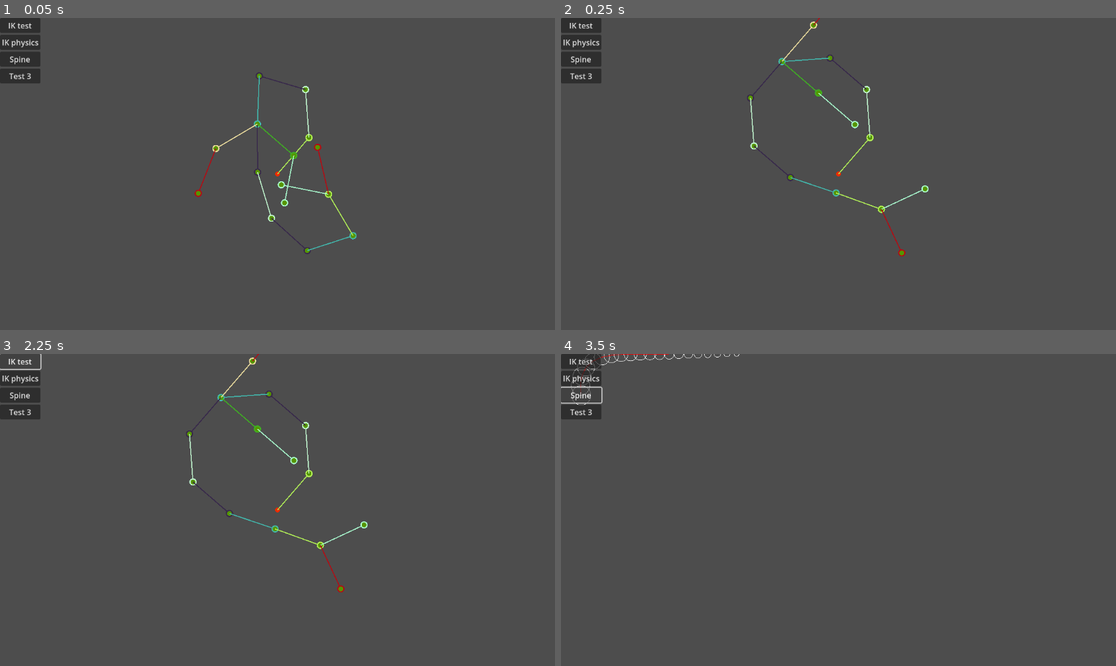
Above: before the commit, frames 1-4 (two rows, left to right).
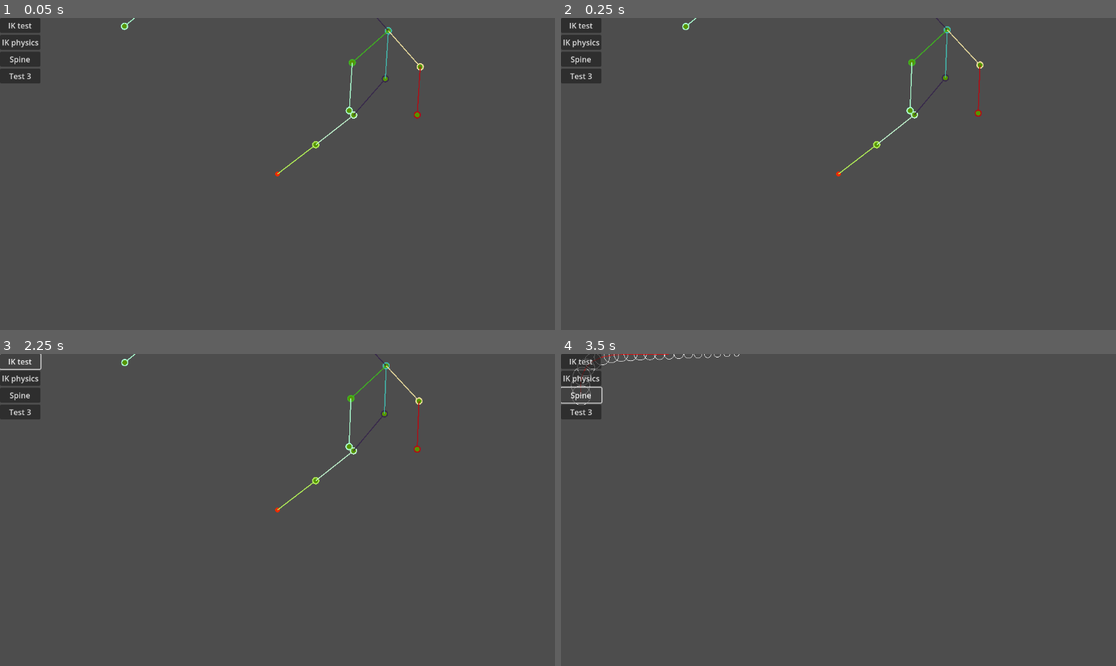
Above: after the commit, the same moments.

Repository: p4triko/CG-2025-Project-Procedural-Animation
Game: Godot game, scene res://scenes/test_scene.tscn
The game is run twice, just before and just after one commit, with the same random seed, the same clock (stepped at 60 frames per second) and the same inputs.
Inputs:
- Up to frame 1 (0.05 s): no input
- Up to frame 2 (0.25 s): no input
- Up to frame 3 (2.25 s): click "IK test" at 0.5 s; click "IK physics" at 1.25 s; click "IK test" at 2 s
- Up to frame 4 (3.5 s): click "Spine" at 2.75 s

The runs differ from the first frame. In frame 1, 1.2% of the frame differs, in the area x 21-77%, y 0-76%; in frame 2, 1.2%; in frame 3, 1.2%; in frame 4, nothing differs.
Error after the commit: Invalid access to property or key 'sim_root' on a base object of type 'Node2D (SimRoot)'. (res://objects/Node)

Commit message:
Small fixes

Diff:
--- a/objects/Node Simulation/sim_node.gd
+++ b/objects/Node Simulation/sim_node.gd
@@ -1,20 +1,16 @@
 # TODO
-# Fixes:
-# - Distance constraint should addidionally check if it even can reach the anchor (by calculating closest anchor, excluding origin)
-# - Make angle constraint smoother somehow
+# Fix angle constraint to use CCD IK. It will begin from root of the tree and try to get just one anchor child to its wanted position.
 #
 # Additional constraints:
-# - Middle angle constraint, will make sure that current bone is perpendicular to two other bones (uses 1 previous and 1 next joint positio
-# - Maybe, on that makes angles even, will make an arch out of the chain (uses 3 previous joint positions)
+# - Makes angles even, will make an arch out of the chain (uses 3 previous node positions), uses curve for sahape
 #
 # Visualisation:
 # - Ability to add sprites to follow the bones and joints
+# - Creates Path2D from the nodes
 #
-# System for non-linearly smoothing out actual movement in _physics_process:
-# - Just interpolating node towards end position
-# - Interpolating joing without changing distance - interpolating the angle
-# For both of those there has to be some interpolation system like here https://www.youtube.com/watch?v=KPoeNZZ6H4s
-# Note: It wont be just visual, just visual interpolation is already implemented in _process
+# Implement this thing for anchors (interpolation, for smoother movement): https://www.youtube.com/watch?v=KPoeNZZ6H4s
+# The nodes will update instantly, it only matters to make the anchors smooth
+# Note: Visual interpolation is already implemented in _process
 
 @tool @icon("res://assets/images/SimNode_icon.png")
 class_name SimNode extends SimAbstract
@@ -25,12 +21,16 @@
 ## Works only if it has SimRoot parent
 @export var distance_range: Vector2 = Vector2(10, 10);
 
-@export var target_angle: float = 0 # From -1 to 1
-@export var angle_sway: float = 1 # From 0 to 1
+## From -1 to 1
+@export var target_angle: float = 0
+## From 0 to 1
+@export var angle_sway: float = 1
+
+@export_enum("Both", "Right", "Left") var allowed_angle_polarity: int = 0
 
 var sim_root: SimRoot
-var prev_global_position: Vector2
-var visual_position: Vector2
+var prev_global_position: Vector2 = Vector2.ZERO
+var visual_position: Vector2 = Vector2.ZERO
 var wanted_position = null
 
 """
@@ -38,6 +38,9 @@
 """
 func _ready() -> void:
 	visual_position = global_position
+
+func _enter_tree() -> void:
+	sim_root = get_parent().sim_root
 
 func update_sim_root(root):
 	sim_root = root
@@ -57,13 +60,13 @@
 	if is_anchored:
 		run_for_every_neighbour(null, "constraint_wave", [[self]])
 		return
-	apply_angle_constraint()
 
 func constraint_wave(history: Array):
-	if is_anchored: return
-	# If it is an node that can actually move
+	if is_anchored: return # If it is an node that can actually move
 	# Applying different constraints
+	apply_angle_constraint()
 	apply_distance_constraint(history[-1])
+
 	run_for_every_neighbour(history[-1], "constraint_wave", [history + [self]])
 
 func get_neighbour_joint_data(joint: SimNode):
@@ -77,11 +80,20 @@
 	global_position = prev.global_position + vector_to * clampf(vector_length, min(distance.x, distance.y), max(distance.x, distance.y))
 
 func apply_angle_constraint():
-	if get_parent().get_parent() is not SimNode: return
+	if get_parent() is not SimNode: return
+
 	var vec_main: Vector2 = self.global_position - get_parent() .global_position
-	var vec_sec: Vector2 = get_parent().global_position - get_parent().get_parent().global_position
+	var vec_sec: Vector2
+	if get_parent().get_parent() is not SimNode:
+		vec_sec = Vector2.UP
+	else:
+		vec_sec = get_parent().global_position - get_parent().get_parent().global_position
+	if vec_main.length() == 0 || vec_sec.length() == 0: return
+
 	var angle: float = vec_sec.angle_to(vec_main)
 	var clamped_angle = clamp(angle - target_angle*PI, -angle_sway*PI, angle_sway*PI) + target_angle*PI
+
+
 	var new_vec = Vector2.from_angle(vec_sec.angle() + clamped_angle) * vec_main.length()
 	global_position = get_parent().global_position + new_vec
 
--- /dev/null
+++ b/objects/Player/player.gd
@@ -0,0 +1 @@
+extends Node2D
--- /dev/null
+++ b/objects/Player/player.tscn
@@ -0,0 +1,118 @@
+[gd_scene load_steps=5 format=3 uid="uid://c0pigba0ihfvs"]
+
+[ext_resource type="Script" uid="uid://btxtc8h4my7xj" path="res://objects/Player/player.gd" id="1_fwodp"]
+[ext_resource type="Texture2D" uid="uid://drkij5rd4qwh6" path="res://assets/images/Spider/spider_body.png" id="2_76bfe"]
+[ext_resource type="Script" uid="uid://ckdrfipawwquh" path="res://objects/Node Simulation/sim_root.gd" id="3_8e3mr"]
+[ext_resource type="Script" uid="uid://dftxhty2hpwup" path="res://objects/Node Simulation/sim_node.gd" id="4_sp50d"]
+
+[node name="Player" type="Node2D"]
+script = ExtResource("1_fwodp")
+
+[node name="SpiderBody" type="Sprite2D" parent="."]
+texture = ExtResource("2_76bfe")
+
+[node name="SimRoot" type="Node2D" parent="."]
+script = ExtResource("3_8e3mr")
+draw_distance_constraint = 2
+metadata/_custom_type_script = "uid://ckdrfipawwquh"
+
+[node name="LegRightNear1" type="Node2D" parent="SimRoot"]
+top_level = true
+position = Vector2(77, 47)
+script = ExtResource("4_sp50d")
+is_anchored = true
+distance_range = Vector2(35, 35)
+metadata/_custom_type_script = "uid://dftxhty2hpwup"
+
+[node name="LegRightNear2" type="Node2D" parent="SimRoot/LegRightNear1"]
+top_level = true
+position = Vector2(76.02913, 46.76039)
+script = ExtResource("4_sp50d")
+distance_range = Vector2(1, 1)
+metadata/_custom_type_script = "uid://dftxhty2hpwup"
+
+[node name="LegRightNear3" type="Node2D" parent="SimRoot/LegRightNear1/LegRightNear2"]
+top_level = true
+position = Vector2(42.26679, 37.535194)
+script = ExtResource("4_sp50d")
+distance_range = Vector2(35, 35)
+metadata/_custom_type_script = "uid://dftxhty2hpwup"
+
+[node name="LegRightNear4" type="Node2D" parent="SimRoot/LegRightNear1/LegRightNear2/LegRightNear3"]
+top_level = true
+position = Vector2(22, 9)
+script = ExtResource("4_sp50d")
+is_anchored = true
+distance_range = Vector2(35, 35)
+metadata/_custom_type_script = "uid://dftxhty2hpwup"
+
+[node name="LegRightFar1" type="Node2D" parent="SimRoot"]
+top_level = true
+position = Vector2(20, -10)
+script = ExtResource("4_sp50d")
+is_anchored = true
+distance_range = Vector2(35, 35)
+metadata/_custom_type_script = "uid://dftxhty2hpwup"
+
+[node name="LegRightFar2" type="Node2D" parent="SimRoot/LegRightFar1"]
+top_level = true
+position = Vector2(49.67444, -28.558764)
+script = ExtResource("4_sp50d")
+distance_range = Vector2(35, 35)
+metadata/_custom_type_script = "uid://dftxhty2hpwup"
+
+[node name="LegRightFar3" type="Node2D" parent="SimRoot/LegRightFar1/LegRightFar2"]
+top_level = true
+position = Vector2(78, -8)
+script = ExtResource("4_sp50d")
+is_anchored = true
+distance_range = Vector2(35, 35)
+target_angle = 0.5
+angle_sway = 0.5
+metadata/_custom_type_script = "uid://dftxhty2hpwup"
+
+[node name="LegLeftFar1" type="Node2D" parent="SimRoot"]
+top_level = true
+position = Vector2(-20, -10)
+script = ExtResource("4_sp50d")
+is_anchored = true
+distance_range = Vector2(35, 35)
+metadata/_custom_type_script = "uid://dftxhty2hpwup"
+
+[node name="LegLeftFar2" type="Node2D" parent="SimRoot/LegLeftFar1"]
+top_level = true
+position = Vector2(-54.996803, -9.527044)
+script = ExtResource("4_sp50d")
+distance_range = Vector2(35, 35)
+metadata/_custom_type_script = "uid://dftxhty2hpwup"
+
+[node name="LegLeftFar3" type="Node2D" parent="SimRoot/LegLeftFar1/LegLeftFar2"]
+top_level = true
+position = Vector2(-94, -8.999957)
+script = ExtResource("4_sp50d")
+is_anchored = true
+distance_range = Vector2(35, 35)
+metadata/_custom_type_script = "uid://dftxhty2hpwup"
+
+[node name="LegLeftNear1" type="Node2D" parent="SimRoot"]
+top_level = true
+position = Vector2(-20, 10)
+script = ExtResource("4_sp50d")
+is_anchored = true
+distance_range = Vector2(35, 35)
+metadata/_custom_type_script = "uid://dftxhty2hpwup"
+
+[node name="LegLeftNear2" type="Node2D" parent="SimRoot/LegLeftNear1"]
+top_level = true
+position = Vector2(-54.996803, 10.472956)
+script = ExtResource("4_sp50d")
+distance_range = Vector2(35, 35)
+metadata/_custom_type_script = "uid://dftxhty2hpwup"
+
+[node name="LegLeftNear3" type="Node2D" parent="SimRoot/LegLeftNear1/LegLeftNear2"]
+top_level = true
+position = Vector2(-94, 11.000043)
+script = ExtResource("4_sp50d")
+is_anchored = true
+distance_range = Vector2(35, 35)
+metadata/_custom_type_script = "uid://dftxhty2hpwup"
--- a/project.godot
+++ b/project.godot
@@ -26,4 +26,5 @@
 
 [rendering]
 
+textures/canvas_textures/default_texture_filter=0
 anti_aliasing/quality/msaa_2d=1
--- a/scenes/test_scene.tscn
+++ b/scenes/test_scene.tscn
@@ -13,123 +13,140 @@
 zoom = Vector2(10, 10)
 
 [node name="SimRoot2" type="Node2D" parent="."]
-position = Vector2(59, 77)
+position = Vector2(4, -18)
 script = ExtResource("2_nd71p")
-draw_distance_constraint = 1
+draw_distance_constraint = 2
 metadata/_custom_type_script = "uid://ckdrfipawwquh"
 
 [node name="SimNode" type="Node2D" parent="SimRoot2"]
 top_level = true
-position = Vector2(6, -15)
+position = Vector2(59, -48)
 script = ExtResource("2_j8ivh")
 is_anchored = true
 metadata/_custom_type_script = "uid://dftxhty2hpwup"
 
 [node name="SimNode2" type="Node2D" parent="SimRoot2/SimNode"]
 top_level = true
-position = Vector2(4.4287415, -5.124214)
+position = Vector2(52.695564, -40.237648)
 script = ExtResource("2_j8ivh")
-angle_sway = 0.25
+allowed_angle_polarity = null
 metadata/_custom_type_script = "uid://dftxhty2hpwup"
 
 [node name="SimNode3" type="Node2D" parent="SimRoot2/SimNode/SimNode2"]
 top_level = true
-position = Vector2(-3.354066, 1.1549501)
+position = Vector2(44.819786, -34.075497)
 script = ExtResource("2_j8ivh")
 angle_sway = 0.25
+allowed_angle_polarity = null
 metadata/_custom_type_script = "uid://dftxhty2hpwup"
 
 [node name="SimNode4" type="Node2D" parent="SimRoot2/SimNode/SimNode2/SimNode3"]
 top_level = true
-position = Vector2(-10.02846, 8.601592)
+position = Vector2(35.42636, -30.64569)
 script = ExtResource("2_j8ivh")
 angle_sway = 0.25
+allowed_angle_polarity = null
 metadata/_custom_type_script = "uid://dftxhty2hpwup"
 
 [node name="SimNode3" type="Node2D" parent="SimRoot2/SimNode/SimNode2/SimNode3/SimNode4"]
 top_level = true
-position = Vector2(-10.227122, 18.599619)
+position = Vector2(25.459148, -29.836569)
 script = ExtResource("2_j8ivh")
 angle_sway = 0.25
+allowed_angle_polarity = null
 metadata/_custom_type_script = "uid://dftxhty2hpwup"
 
 [node name="SimNode3" type="Node2D" parent="SimRoot2/SimNode/SimNode2/SimNode3/SimNode4/SimNode3"]
 top_level = true
-position = Vector2(-3.2979279, 25.809769)
+position = Vector2(15.492598, -30.653793)
 script = ExtResource("2_j8ivh")
 angle_sway = 0.25
+allowed_angle_polarity = null
 metadata/_custom_type_script = "uid://dftxhty2hpwup"
 
 [node name="SimNode4" type="Node2D" parent="SimRoot2/SimNode/SimNode2/SimNode3/SimNode4/SimNode3/SimNode3"]
 top_level = true
-position = Vector2(6.700099, 26.008434)
+position = Vector2(5.6072683, -32.16385)
 script = ExtResource("2_j8ivh")
 angle_sway = 0.25
+allowed_angle_polarity = null
 metadata/_custom_type_script = "uid://dftxhty2hpwup"
 
 [node name="SimNode4" type="Node2D" parent="SimRoot2/SimNode/SimNode2/SimNode3/SimNode4/SimNode3/SimNode3/SimNode4"]
 top_level = true
-position = Vector2(13.910249, 19.079239)
+position = Vector2(-4.252653, -33.831764)
 script = ExtResource("2_j8ivh")
 angle_sway = 0.25
+allowed_angle_polarity = null
 metadata/_custom_type_script = "uid://dftxhty2hpwup"
 
 [node name="SimNode3" type="Node2D" parent="SimRoot2/SimNode/SimNode2/SimNode3/SimNode4/SimNode3/SimNode3/SimNode4/SimNode4"]
 top_level = true
-position = Vector2(14.108913, 9.081212)
+position = Vector2(-14.120958, -35.44934)
 script = ExtResource("2_j8ivh")
 angle_sway = 0.25
+allowed_angle_polarity = null
 metadata/_custom_type_script = "uid://dftxhty2hpwup"
 
 [node name="SimNode4" type="Node2D" parent="SimRoot2/SimNode/SimNode2/SimNode3/SimNode4/SimNode3/SimNode3/SimNode4/SimNode4/SimNode3"]
 top_level = true
-position = Vector2(7.179717, 1.8710632)
+position = Vector2(-24, -37)
 script = ExtResource("2_j8ivh")
+is_anchored = true
 angle_sway = 0.25
+allowed_angle_polarity = null
 metadata/_custom_type_script = "uid://dftxhty2hpwup"
 
 [node name="SimNode5" type="Node2D" parent="SimRoot2/SimNode/SimNode2/SimNode3/SimNode4/SimNode3/SimNode3/SimNode4/SimNode4/SimNode3/SimNode4"]
 top_level = true
-position = Vector2(-2.8183098, 1.6724006)
+position = Vector2(-32.082016, -31.110943)
 script = ExtResource("2_j8ivh")
 target_angle = -0.25
 angle_sway = 0.0
+allowed_angle_polarity = null
 metadata/_custom_type_script = "uid://dftxhty2hpwup"
 
 [node name="SimNode6" type="Node2D" parent="SimRoot2/SimNode/SimNode2/SimNode3/SimNode4/SimNode3/SimNode3/SimNode4/SimNode4/SimNode3/SimNode4"]
 top_level = true
-position = Vector2(7.3783803, -8.126964)
+position = Vector2(-29.889053, -45.08202)
 script = ExtResource("2_j8ivh")
 target_angle = 0.25
 angle_sway = 0.0
+allowed_angle_polarity = null
 metadata/_custom_type_script = "uid://dftxhty2hpwup"
 
 [node name="SimNode5" type="Node2D" parent="SimRoot2/SimNode/SimNode2/SimNode3/SimNode4/SimNode3"]
 top_level = true
-position = Vector2(-17.156319, 11.389471)
+position = Vector2(31.934895, -37.45659)
 script = ExtResource("2_j8ivh")
 target_angle = 0.75
 angle_sway = 0.0
+allowed_angle_polarity = null
 metadata/_custom_type_script = "uid://dftxhty2hpwup"
 
 [node name="SimNode7" type="Node2D" parent="SimRoot2/SimNode/SimNode2/SimNode3/SimNode4/SimNode3/SimNode5"]
 top_level = true
-position = Vector2(-24.085514, 4.1793222)
+position = Vector2(41.902107, -38.265713)
 script = ExtResource("2_j8ivh")
+target_angle = 0.25
 angle_sway = 0.0
+allowed_angle_polarity = null
 metadata/_custom_type_script = "uid://dftxhty2hpwup"
 
 [node name="SimNode6" type="Node2D" parent="SimRoot2/SimNode/SimNode2/SimNode3/SimNode4/SimNode3"]
 top_level = true
-position = Vector2(-3.0169744, 11.670422)
+position = Vector2(33.079166, -23.36082)
 script = ExtResource("2_j8ivh")
 target_angle = -0.75
 angle_sway = 0.0
+allowed_angle_polarity = null
 metadata/_custom_type_script = "uid://dftxhty2hpwup"
 
 [node name="SimNode7" type="Node2D" parent="SimRoot2/SimNode/SimNode2/SimNode3/SimNode4/SimNode3/SimNode6"]
 top_level = true
-position = Vector2(4.193173, 4.741225)
+position = Vector2(43.04638, -24.16994)
 script = ExtResource("2_j8ivh")
+target_angle = -0.25
 angle_sway = 0.0
+allowed_angle_polarity = null
 metadata/_custom_type_script = "uid://dftxhty2hpwup"
--- a/scripts/test.gd
+++ b/scripts/test.gd
@@ -4,9 +4,8 @@
 var mouse_pos: Vector2
 
 func _input(event):
-	var view_size = get_viewport().get_visible_rect().size
 	if event is InputEventMouseMotion:
 		mouse_pos = event.position/10.0 - get_viewport().get_visible_rect().size/2/10.0
 
-func _physics_process(delta: float) -> void:
+func _physics_process(_delta: float) -> void:
 	sim_node.wanted_position = lerp(mouse_pos, sim_node.position, 0.0)
Binary file added: assets/images/Spider/spider_body.png
Not shown, added: assets/images/Spider/spider_body.png.import
Not shown, added: objects/Player/player.gd.uid
